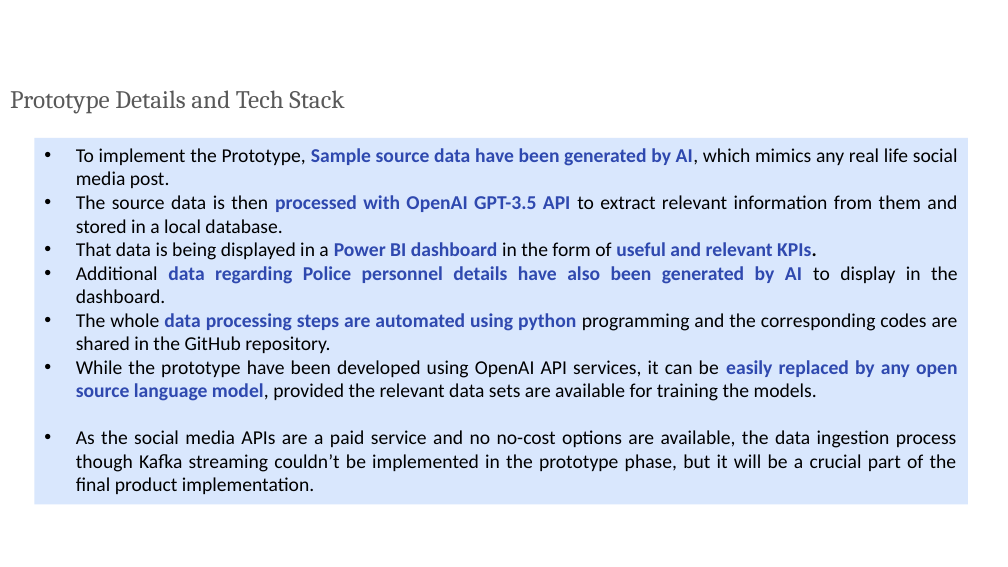
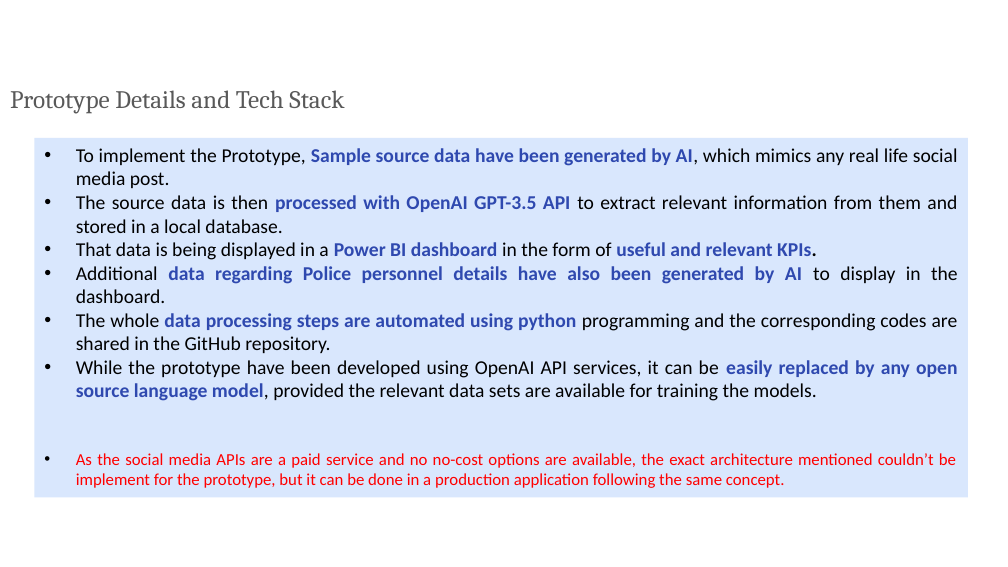
Before and after one commit to Ankan54/ksp-hackathon-radiant-ranger, a slide deck: slide 6 of radiant_ranger_ksp_datathon_prototype_round.pptx. Drawn at 1008x567 pixels with LibreOffice and Linux fonts; fonts in the diff are those of the drawing; background and template pictures are left out. Boxes give left, top, right and bottom in pixels: in the first picture for what was removed or moved away, otherwise in the second. Text is boxed around its words. In the diff, an @@ line names an element or a change of style, - is before the commit and + after.

```diff
--- a/radiant_ranger_ksp_datathon_prototype_round.pptx
+++ b/radiant_ranger_ksp_datathon_prototype_round.pptx
@@ rectangle "To implement the Prototype, Sample ...": place and size @@
-rectangle "To implement the Prototype, Sample ..." at (34,138,968,505)
+rectangle "To implement the Prototype, Sample ..." at (34,138,968,498)
@@ text in rectangle at (76,453,956,488): text changed; size 14 to 12 pt; text colour #000000 to #FF0000 @@
-• As the social media APIs are a paid service and no no-cost options are available, the data ingestion process though Kafka streaming couldn’t be implemented in the prototype phase, but it will be a crucial part of the final product implementation.
+• As the social media APIs are a paid service and no no-cost options are available, the exact architecture mentioned couldn’t be implement for the prototype, but it can be done in a production application following the same concept.
```
Also in this commit, not shown: 1 other slide changed, 1 slide added, 1 slide removed, 2 other files.
